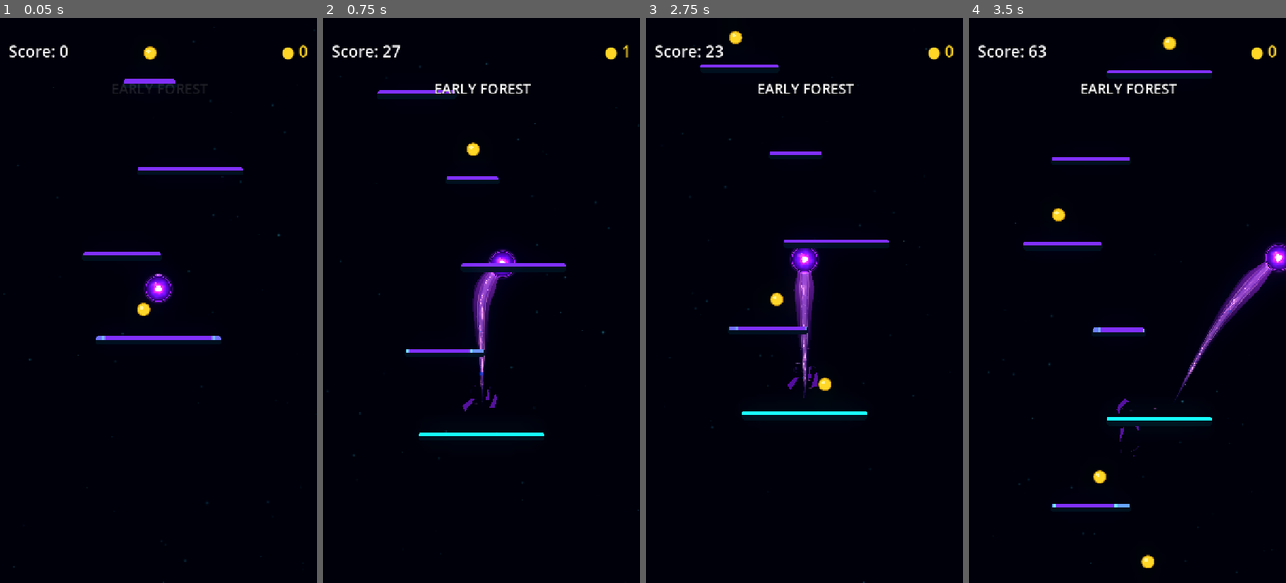
Above: before the commit, frames 1-4 (left to right).
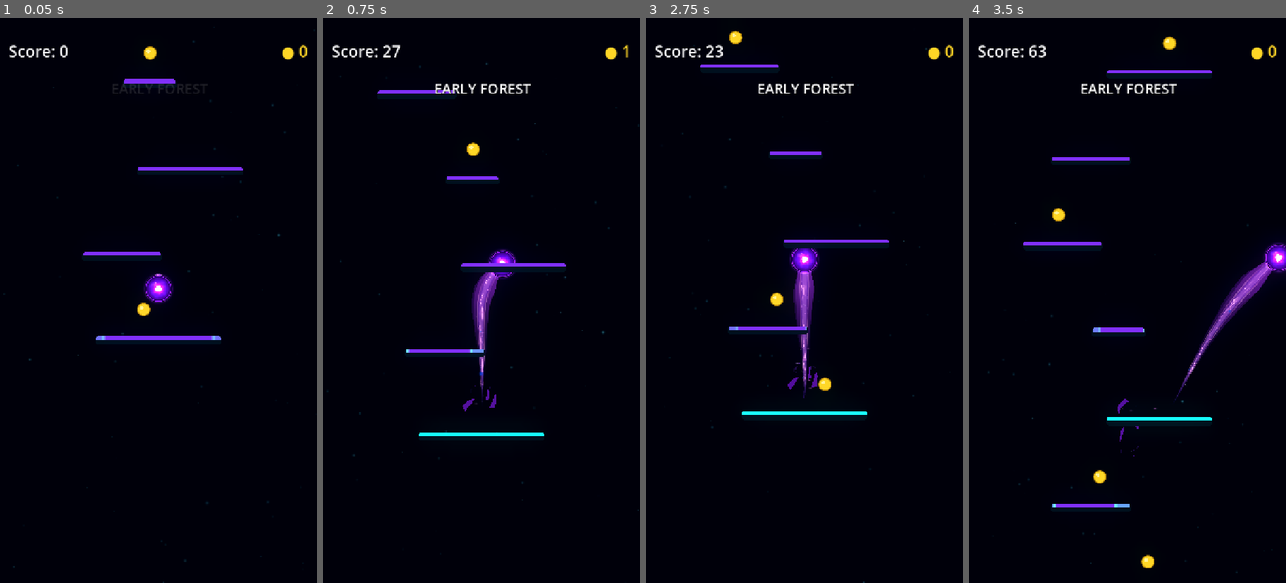
Above: after the commit, the same moments.

Repository: Kryodo/TowerJump
Game: Godot game, scene res://scenes/main.tscn
Two runs of this game, one before a commit and one after it. Both use one fixed random seed, a clock stepped at 60 frames per second and the inputs below.
Inputs (mouse positions are in pixels of both pictures, inside the frame that each line leads up to):
- Up to frame 1 (0.05 s): no input
- Up to frame 2 (0.75 s): move the mouse to (551, 272) at 0.52 s; hold Right (ui_right) from 0.53 s (still down); click (551, 272) at 0.67 s
- Up to frame 3 (2.75 s): release Right (ui_right) at 1.25 s; drag from (741, 328) to (794, 193) at 1.27 s; click "Nochmal spielen" at 2 s
- Up to frame 4 (3.5 s): move the mouse to (1159, 176) at 2.77 s; hold Right (ui_right) from 2.78 s (still down)

Frame 1 is identical in both runs. In frame 2, less than 0.1% of the frame differs, in the area x 45-56%, y 45-68%; in frame 3, less than 0.1%; in frame 4, less than 0.1%, in the area x 46-95%, y 43-77%.

Commit message:
Strengthen organic comet membrane edge waves

Diff:
--- a/scripts/ball_trail.gd
+++ b/scripts/ball_trail.gd
@@ -384,18 +384,24 @@
 
 func _get_membrane_edge_wave(progress: float, phase_offset: float = 0.0) -> float:
 	var edge_time: float = _trail_time
+	# A broad rolling swell sets the silhouette; offset nested waves keep it
+	# from reading as a regular sine ripple. Each flank uses its own phase.
 	var broad_wave: float = sin(
-		progress * 12.0 - edge_time * 1.15
-		+ sin(progress * 4.8 + edge_time * 0.48) * 0.7
+		progress * 8.3 - edge_time * 0.82
+		+ sin(progress * 3.1 + edge_time * 0.31 + phase_offset * 0.28) * 0.95
+		+ sin(progress * 5.7 - edge_time * 0.47 + 1.4 - phase_offset * 0.35) * 0.42
 		+ phase_offset
 	)
-	var fine_wave: float = sin(
-		progress * 23.0 - edge_time * 1.65 + 1.2 + phase_offset * 0.8
+	var medium_wave: float = sin(
+		progress * 15.2 + edge_time * 1.07 + 1.7 + phase_offset * 1.13
+	)
+	var detail_wave: float = sin(
+		progress * 26.7 - edge_time * 1.45 + 0.6 - phase_offset * 0.72
 	)
 	var slow_wave: float = sin(
-		progress * 7.0 + edge_time * 0.68 + phase_offset * 0.6
-	)
-	return broad_wave * 0.62 + fine_wave * 0.25 + slow_wave * 0.13
+		progress * 4.1 + edge_time * 0.43 + phase_offset * 0.75
+	)
+	return broad_wave * 0.43 + medium_wave * 0.25 + detail_wave * 0.14 + slow_wave * 0.18
 
 
 func _update_unified_comet_shape(delta: float = 0.0) -> void:
@@ -457,12 +463,12 @@
 		var progress: float = cumulative_distances[i] / total_distance
 		# Leave the orb connection untouched, then let two differently phased
 		# edge waves pull the membrane edges independently as they travel rearward.
-		var edge_envelope: float = smoothstep(0.025, 0.16, progress)
+		var edge_envelope: float = smoothstep(0.025, 0.19, progress)
 		var upper_wave: float = _get_membrane_edge_wave(progress)
-		var lower_wave: float = _get_membrane_edge_wave(progress, 1.65)
+		var lower_wave: float = _get_membrane_edge_wave(progress, 2.05)
 		var base_half_width: float = half_widths[i]
-		var upper_width: float = base_half_width * maxf(0.78, 1.0 + upper_wave * 0.18 * edge_envelope)
-		var lower_width: float = base_half_width * maxf(0.78, 1.0 + lower_wave * 0.18 * edge_envelope)
+		var upper_width: float = base_half_width * maxf(0.72, 1.0 + upper_wave * 0.26 * edge_envelope)
+		var lower_width: float = base_half_width * maxf(0.72, 1.0 + lower_wave * 0.26 * edge_envelope)
 		upper_half_widths.append(upper_width)
 		lower_half_widths.append(lower_width)
 		upper_edge_points.append(path[i] + normals[i] * upper_width)
